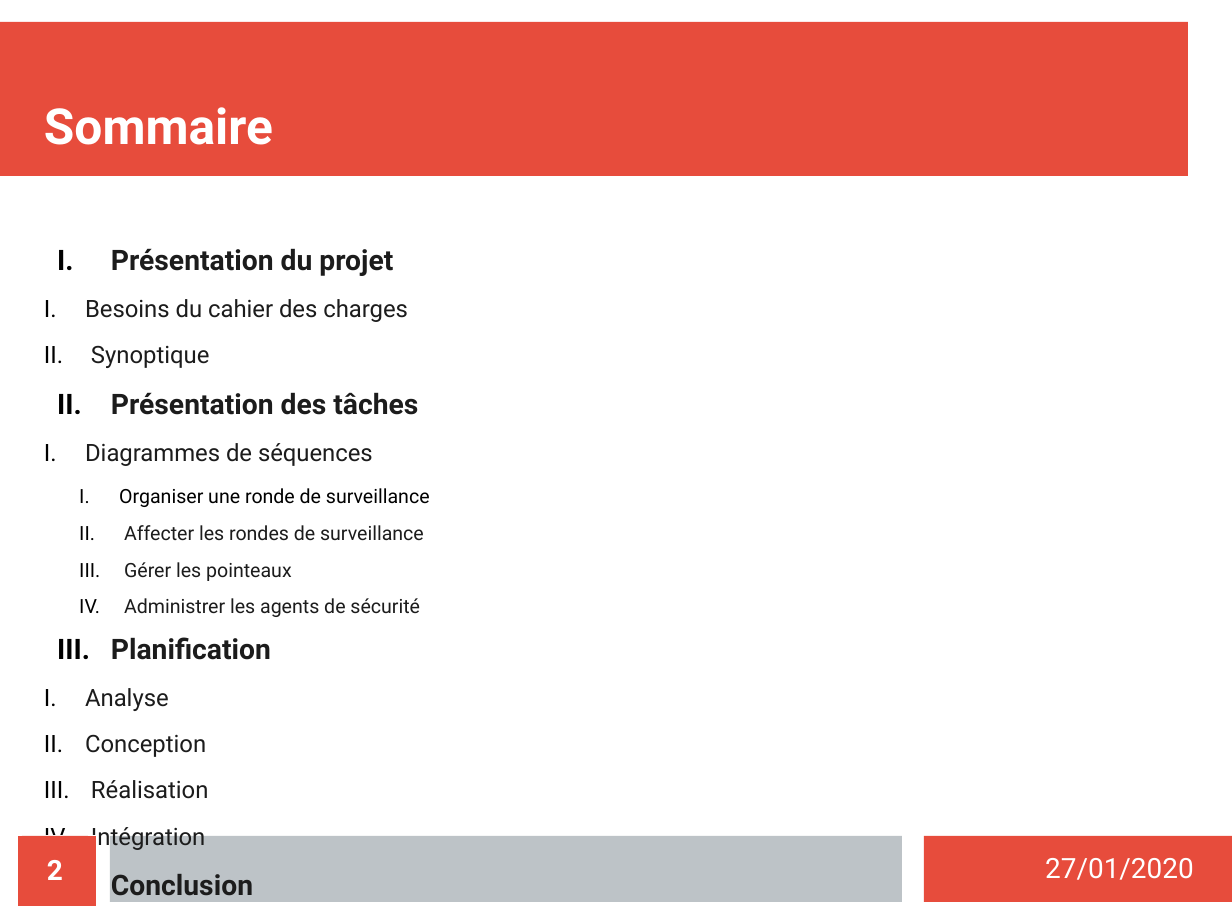
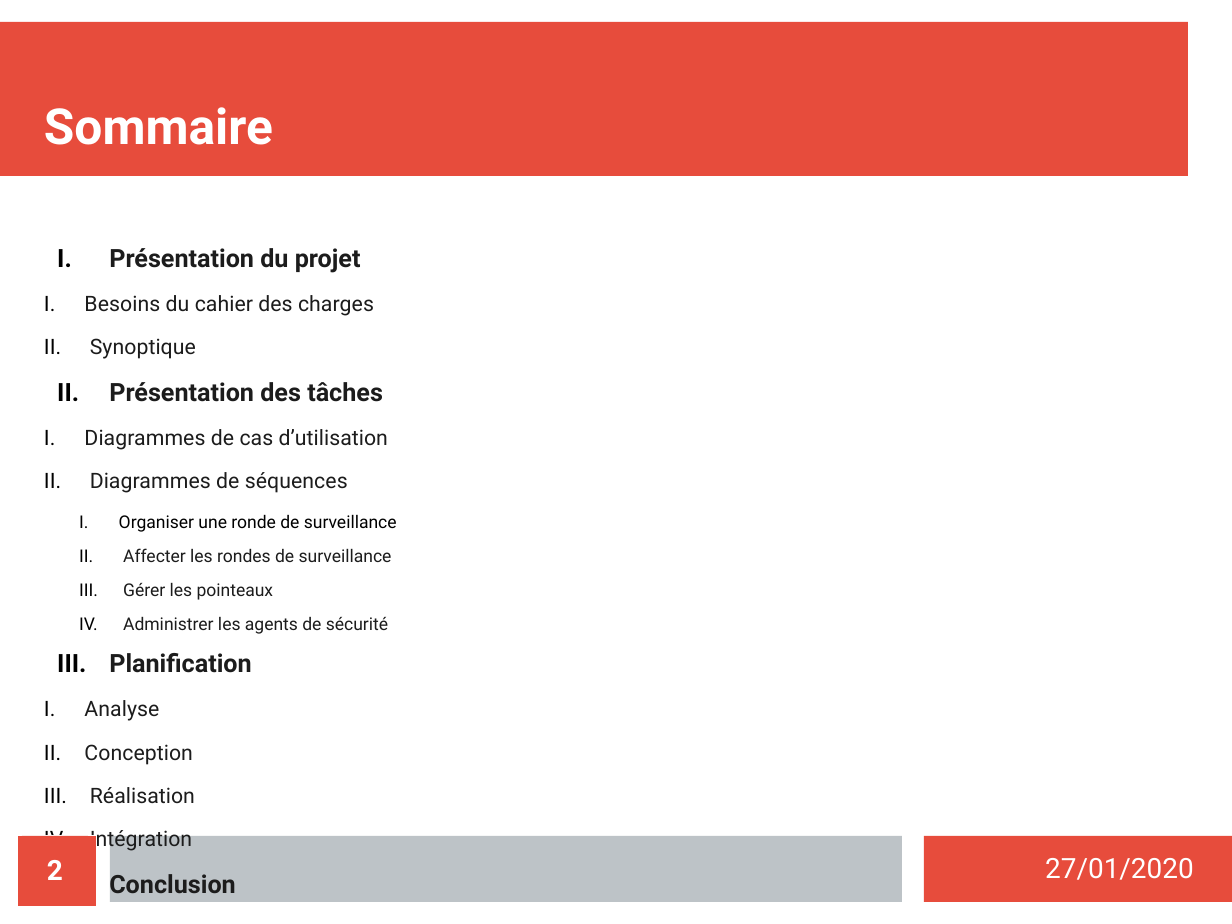
Before and after one commit to MezeretteBrice/Projet_Ronde, a slide deck: slide 2 of SOUTENANCE/Revue1/controleurrondejeremi.odp. Drawn at 1232x924 pixels with LibreOffice and Linux fonts; fonts in the diff are those of the drawing. Boxes give left, top, right and bottom in pixels: in the first picture for what was removed or moved away, otherwise in the second. Text is boxed around its words. In the diff, an @@ line names an element or a change of style, - is before the commit and + after.

```diff
--- a/SOUTENANCE/Revue1/controleurrondejeremi.odp
+++ b/SOUTENANCE/Revue1/controleurrondejeremi.odp
@@ text at [84, 248, 397, 804]: size 18.2 to 16.2 pt in "Présentation du projet", "Présentation des tâches", "Planification", "Conclusion"; size 15.4 to 13.8 pt in "Besoins du cahier des charges", "Synoptique", "Diagrammes de séquences", "Analyse" and 3 more places; size 12.6 to 11.2 pt in "Organiser une ronde de surveillance", "Affecter les rondes de surveillance", "Gérer les pointeaux", "Administrer les agents de sécurité" @@
@@ text at [84, 429, 388, 450]: paragraph added @@
+  I. Diagrammes de cas d’utilisation
```
Also in this commit, not shown: 3 other slides changed.
